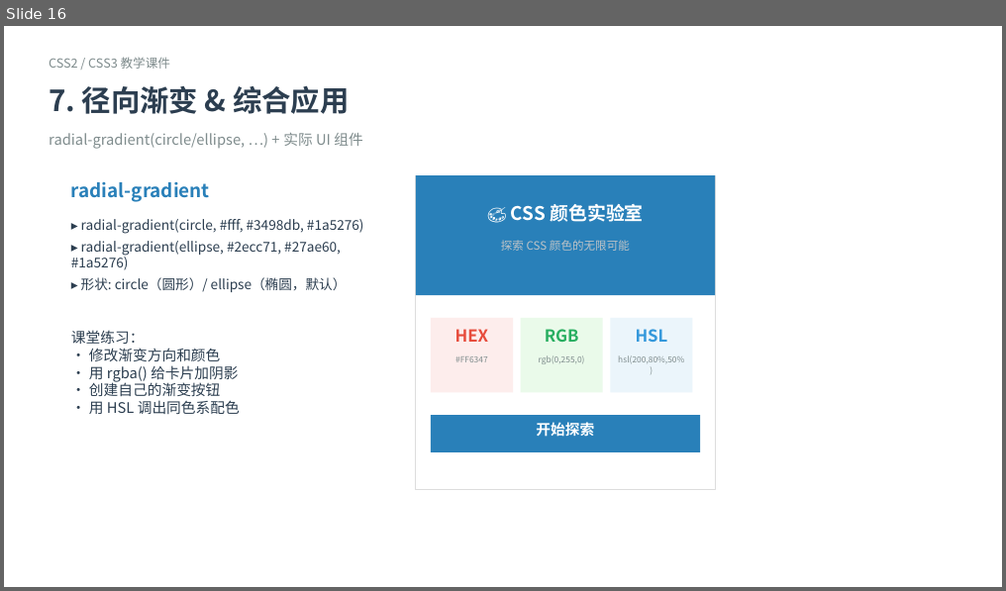
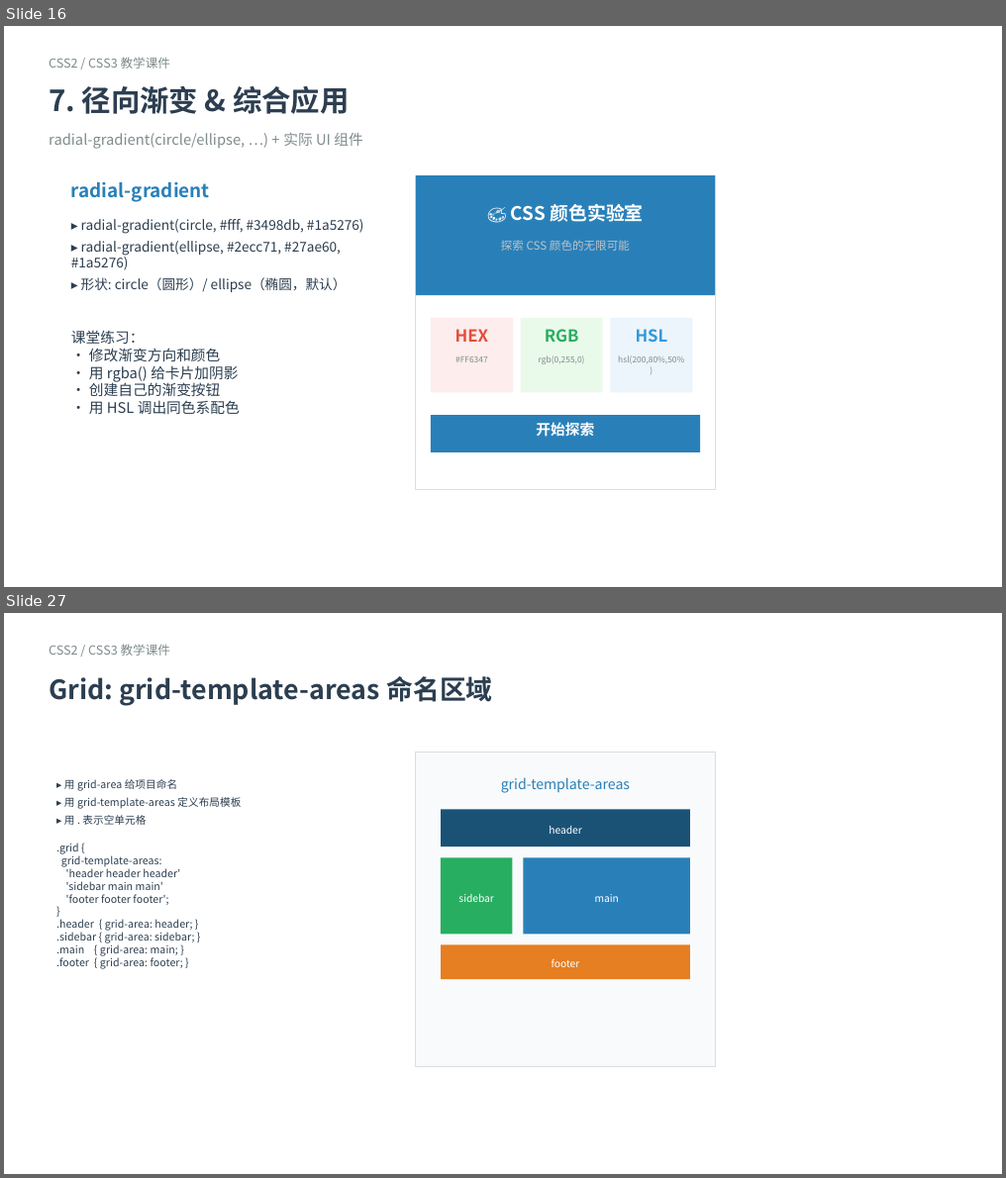
Before and after one commit to cxsun123/frontend-tutorial, a slide deck: CSS2_CSS3.pptx. Shown one above the other, each under a label of ours: slide 16 before the commit, slides 16 and 27 after it; the slides between them are not shown. The pictures are 1006x591 and 1006x1178 pixels, drawn with LibreOffice and Linux fonts; fonts in the diff are those of the drawing. Boxes give left, top, right and bottom in pixels: in the first picture for what was removed or moved away, otherwise in the second. Text is boxed around its words. In the diff, an @@ line names an element or a change of style, - is before the commit and + after.

Commit message:
feat: add TypeScript examples, syntax highlighting, and Docker support
- Added 7 TypeScript demo files with syntax highlighting (01-07)
- Added HTML versions of TS examples with Highlight.js
- Added CSS3 enhanced examples (08-css3.html)
- Updated CSS examples (04-layout, 05-flex-grid, 06-responsive, 07-effects)
- Added TypeScript_Introduction.pptx
- Added Dockerfile and .dockerignore for deployment
- Updated README with Bun/Python/Docker instructions
- Fixed example-playground.js getInlineStyles() to exclude head styles
- Updated index.html with TypeScript card

```diff
--- a/CSS2_CSS3.pptx
+++ b/CSS2_CSS3.pptx
@@ slide 27 added at (4,613,1002,1174), background #FFFFFF @@
@@ text added at (49,644,170,656), 12 pt, text #7F8C8D @@
+CSS2 / CSS3 教学课件
@@ text added at (49,676,492,706), 25.5 pt, text #2C3E50, bold @@
+Grid: grid-template-areas 命名区域
@@ rectangle added at (416,752,715,1066), fill #F8FAFB, outline #D8DEE3 0.9 pt @@
@@ text added at (56,779,241,969), 10.2 pt, text #2C3E50 @@
+▸ 用 grid-area 给项目命名
+▸ 用 grid-template-areas 定义布局模板
+▸ 用 . 表示空单元格
+.grid {
+grid-template-areas:
+'header header header'
+'sidebar main main'
+'footer footer footer';
+}
+.header { grid-area: header; }
+.sidebar { grid-area: sidebar; }
+.main { grid-area: main; }
+.footer { grid-area: footer; }
@@ text added at (501,777,630,793), 13.5 pt, text #2980B9 @@
+grid-template-areas
@@ rectangle added at (441,809,690,847), fill #1A5276 @@
@@ text added at (548,826,581,834), 9.8 pt, text #FFFFFF @@
+header
@@ rectangle added at (441,858,512,934), fill #27AE60 @@
@@ rectangle added at (524,858,690,934), fill #2980B9 @@
@@ text added at (458,894,493,902), 9.8 pt, text #FFFFFF @@
+sidebar
@@ text added at (595,894,619,902), 9.8 pt, text #FFFFFF @@
+main
@@ rectangle added at (441,946,690,980), fill #E67E22 @@
@@ text added at (551,959,580,967), 9.8 pt, text #FFFFFF @@
+footer
```
Also in this commit, not shown: 57 other slides added, 49 other files.
